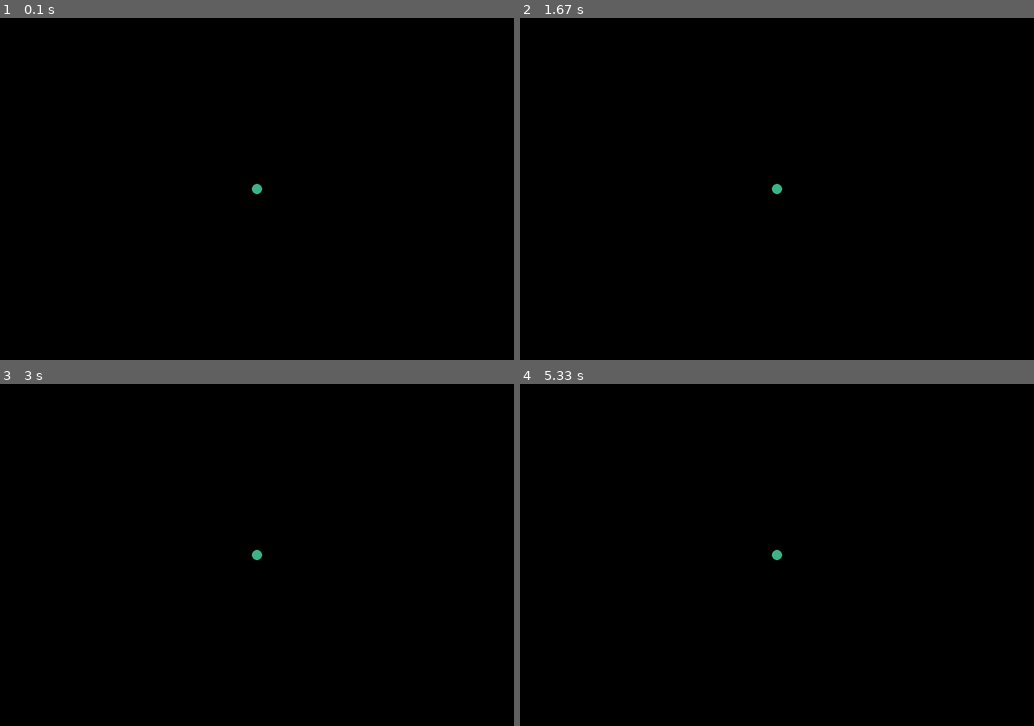
Above: before the commit, frames 1-4 (two rows, left to right).
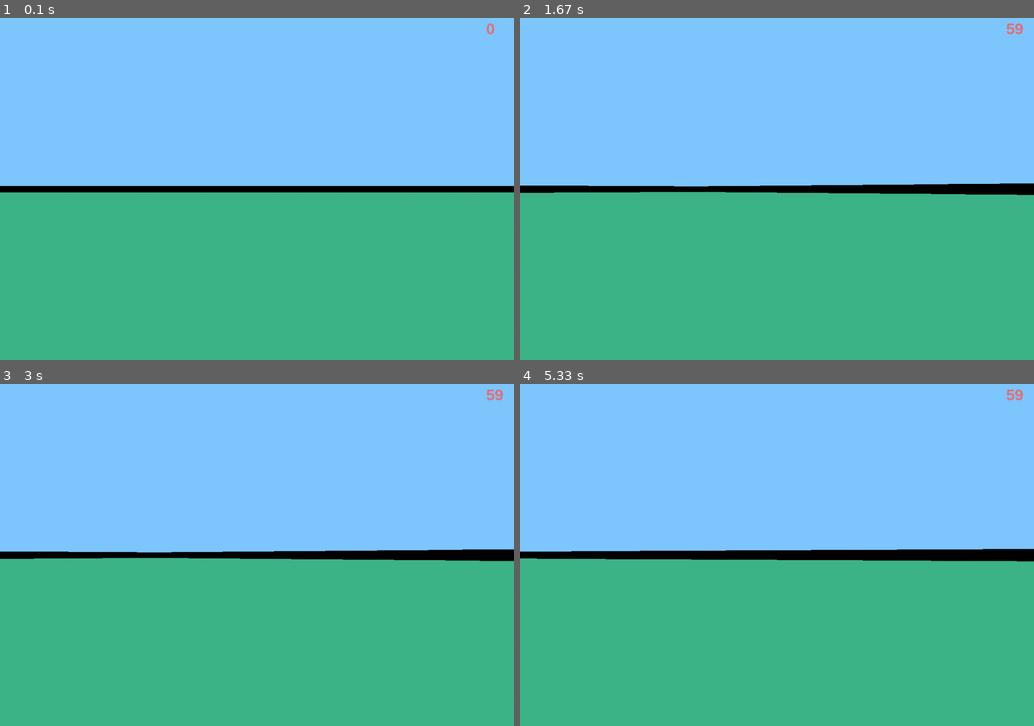
Above: after the commit, the same moments.

Repository: Allen620-arc/RaycastingPygame
Game: pygame game, started from main.py
Same seed, same stepped clock (60 frames per second), same inputs: the game is played once before the commit and once after it.
Inputs:
- Up to frame 1 (0.1 s): no input
- Up to frame 2 (1.67 s): hold Right 0.33-0.8 s; hold Right 0.83-1.3 s; hold Left from 1.33 s (still down)
- Up to frame 3 (3 s): release Left at 1.87 s; hold Left 1.9-2.3 s; hold Right 2.33-2.97 s
- Up to frame 4 (5.33 s): hold Left 3-3.47 s; hold Right 3.5-3.97 s; hold Right 4-4.47 s; tap W at 4.5 s; tap S at 4.83 s; hold Left from 5.17 s (still down)

The runs differ from the first frame. In frame 1, 98% of the frame differs, in the area x 0-100%, y 0-100%; in frame 2, 98%; in frame 3, 98%; in frame 4, 97%.

Commit message:
Planning to fix a coloring issue

Diff:
--- /dev/null
+++ b/drawing.py
@@ -0,0 +1,20 @@
+import pygame
+from settings import *
+from raycasting import ray_casting
+
+class Drawing:
+    def __init__(self, screen):
+        self.screen = screen
+        self.font = pygame.font.SysFont('Arial', 36, bold=True)
+
+    def background(self):
+        pygame.draw.rect(self.screen, SBLUE, (0, 0, WIDTH, HALF_HEIGHT))
+        pygame.draw.rect(self.screen, MGREEN, (0, HALF_HEIGHT, WIDTH, HALF_HEIGHT))
+
+    def world(self, player_position, player_angle):
+        ray_casting(self.screen, player_position, player_angle)
+
+    def fps(self, clock):
+        display_fps = str(int(clock.get_fps()))
+        render = self.font.render(display_fps, 0, CRED)
+        self.screen.blit(render, FPS_POS)
--- a/main.py
+++ b/main.py
@@ -1,6 +1,9 @@
 import pygame
 import sys
 from settings import *
+import math
+from drawing import Drawing
+
 pygame.init()
 
 class Player:
@@ -13,28 +16,40 @@
         return self.x, self.y
 
     def movement(self):
+        sin_angle = math.sin(self.angle)
+        cos_angle = math.cos(self.angle)
         keys = pygame.key.get_pressed()
         if keys[pygame.K_w]:
-            self.y -= player_speed
+            self.x += player_speed * cos_angle
+            self.y += player_speed * sin_angle
+            print('W')
         if keys[pygame.K_s]:
-            self.y += player_speed
+            self.x += -player_speed * cos_angle
+            self.y += -player_speed * sin_angle
+            print('S')
         if keys[pygame.K_a]:
-            self.x -= player_speed
+            self.x += player_speed * cos_angle
+            self.y += -player_speed * sin_angle
+            print('A')
         if keys[pygame.K_d]:
-            self.x += player_speed
+            self.x += -player_speed * cos_angle
+            self.y += player_speed * sin_angle
+            print('D')
         if keys[pygame.K_LEFT]:
             self.angle -= 0.02
         if keys[pygame.K_RIGHT]:
             self.angle += 0.02
 
         # Update player_position globally
-        global player_position
+        global player_position, player_angle
         player_position = [self.x, self.y]
+        player_angle = self.angle
 
 pygame.display.set_caption('Raycasting')
 screen = pygame.display.set_mode((WIDTH, HEIGHT))
 clock = pygame.time.Clock()
 player = Player()
+drawing = Drawing(screen)
 
 while True:
     for event in pygame.event.get():
@@ -45,7 +60,9 @@
     player.movement()
     screen.fill(BLACK)
 
-    pygame.draw.circle(screen, MGREEN, player_position, 12)
+    drawing.background()
+    drawing.world(player_position, player_angle)
+    drawing.fps(clock)
 
     pygame.display.flip()
     clock.tick(FPS)
--- /dev/null
+++ b/map.py
@@ -0,0 +1,18 @@
+from settings import *
+
+text_map = [
+    'WWWWWWWWWWWW',
+    'W..........W',
+    'W..........W',
+    'W..........W',
+    'W..........W',
+    'W..........W',
+    'W..........W',
+    'WWWWWWWWWWWW'
+]
+
+world_map = set()
+for j, row in enumerate(text_map):
+    for i, char in enumerate(row):
+        if char == 'W':
+            world_map.add((i * TILE, j * TILE))
--- /dev/null
+++ b/raycasting.py
@@ -0,0 +1,22 @@
+import pygame
+from settings import *
+from map import world_map
+
+def ray_casting(screen, player_position, player_angle):
+    current_angle = player_angle - HALF_FOV
+    x0, y0 = player_position
+    for ray in range(NUM_RAYS):
+        sin_angle = math.sin(current_angle)
+        cos_angle = math.cos(current_angle)
+        for depth in range(MAX_DEPTH):
+            x = x0 + depth * cos_angle
+            y = y0 + depth * sin_angle
+            if (x // TILE * TILE, y // TILE * TILE) in world_map:
+                depth *= math.cos(player_angle - current_angle)
+                projection_height = PROJECTION_COEFFICIENT / depth
+                c = 255 / (1 + depth * depth)
+                color = (63 * c // 2, 63 * c // 2, 63 * c // 2)
+                pygame.draw.rect(screen, color, (ray * SCALE, HALF_HEIGHT - projection_height // 2,
+                                                 SCALE, projection_height))
+                break
+        current_angle += DELTA_ANGLE
--- a/settings.py
+++ b/settings.py
@@ -1,9 +1,23 @@
+import math
+
 #Game settings
 WIDTH = 1200
 HEIGHT = 800
-HALF_WIDTH = WIDTH / 2
-HALF_HEIGHT = HEIGHT / 2
+HALF_WIDTH = WIDTH // 2
+HALF_HEIGHT = HEIGHT // 2
 FPS = 60
+TILE = 100
+FPS_POS = (WIDTH - 65, 5)
+
+#Raycasting Settings
+FOV = math.pi / 3
+HALF_FOV = FOV / 2
+NUM_RAYS = 30
+MAX_DEPTH = 800
+DELTA_ANGLE = FOV / NUM_RAYS
+DISTANCE = NUM_RAYS / (2 * math.tan(HALF_FOV))
+PROJECTION_COEFFICIENT = 3 * DISTANCE * TILE
+SCALE = WIDTH // NUM_RAYS
 
 #Player Settings
 player_position = (HALF_WIDTH, HALF_HEIGHT)
